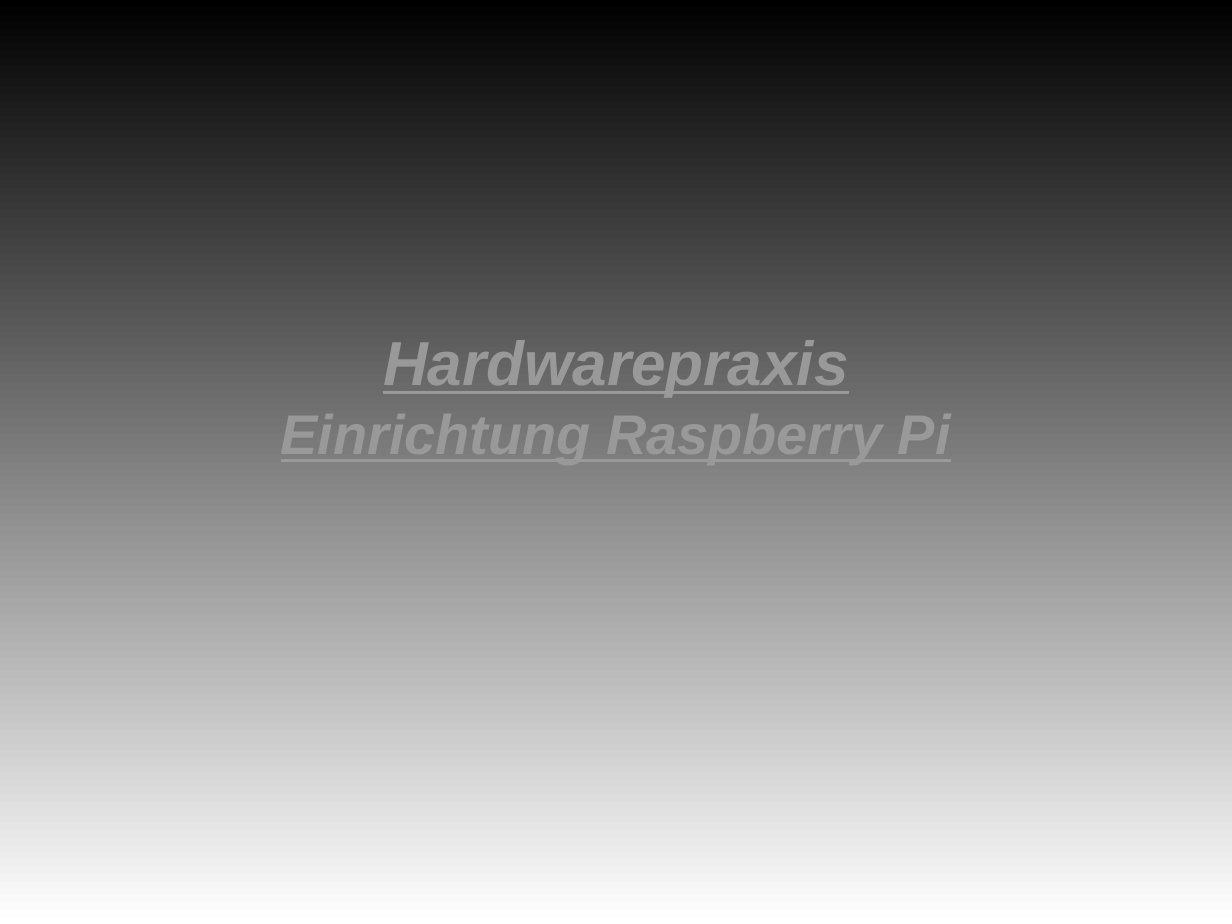
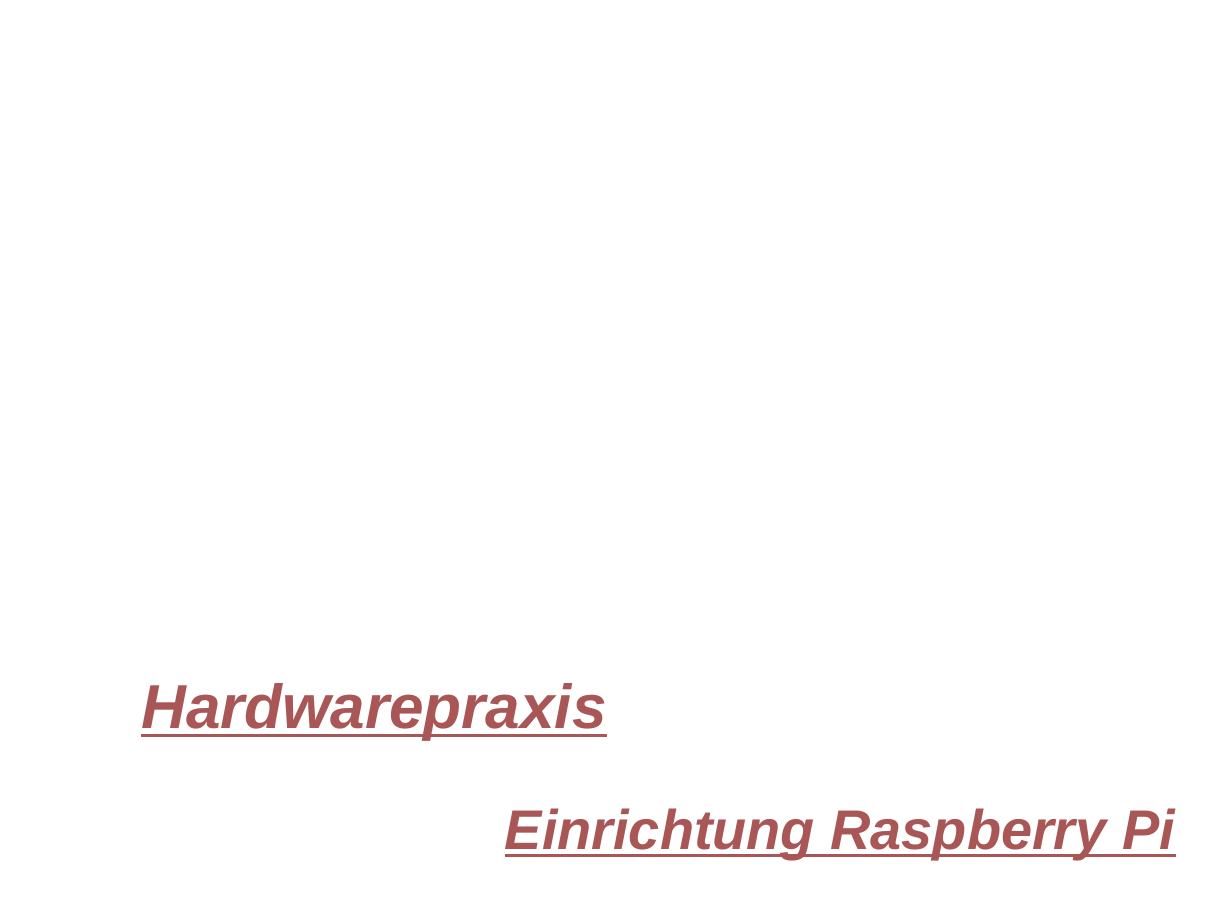
Before and after one commit to Philipp-Inverso/RasPi, a slide deck: slide 1 of HardwareAufgaben.odp. Drawn at 1232x924 pixels with LibreOffice and Linux fonts; fonts in the diff are those of the drawing; background and template pictures are left out. Boxes give left, top, right and bottom in pixels: in the first picture for what was removed or moved away, otherwise in the second. Text is boxed around its words. In the diff, an @@ line names an element or a change of style, - is before the commit and + after.

```diff
--- a/HardwareAufgaben.odp
+++ b/HardwareAufgaben.odp
@@ background gradient #000000 to #FFFFFF to picture (left out) @@
@@ text at (383, 340, 848, 397): paragraph removed @@
-Hardwarepraxis
@@ subtitle added at (141, 683, 606, 740), 40 pt, text #A95656, bold, italic, underline @@
+Hardwarepraxis
@@ text "Einrichtung Raspberry Pi": place and size @@
-text "Einrichtung Raspberry Pi" at (281, 340, 951, 465)
+text "Einrichtung Raspberry Pi" at (505, 808, 1175, 859)
@@ text "Einrichtung Raspberry Pi" at (505, 808, 1175, 859): text colour #999999 to #A95656 @@
```
Also in this commit, not shown: 2 other slides changed, 1 other file.
